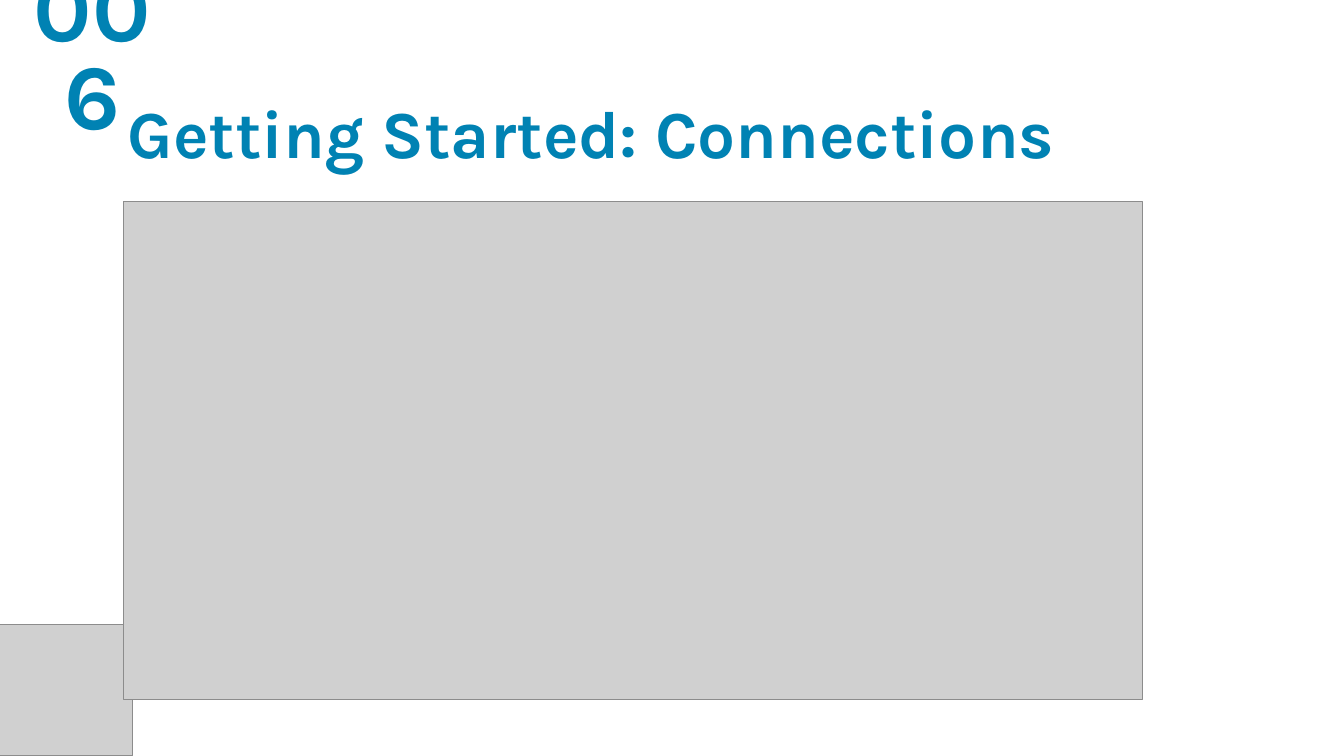
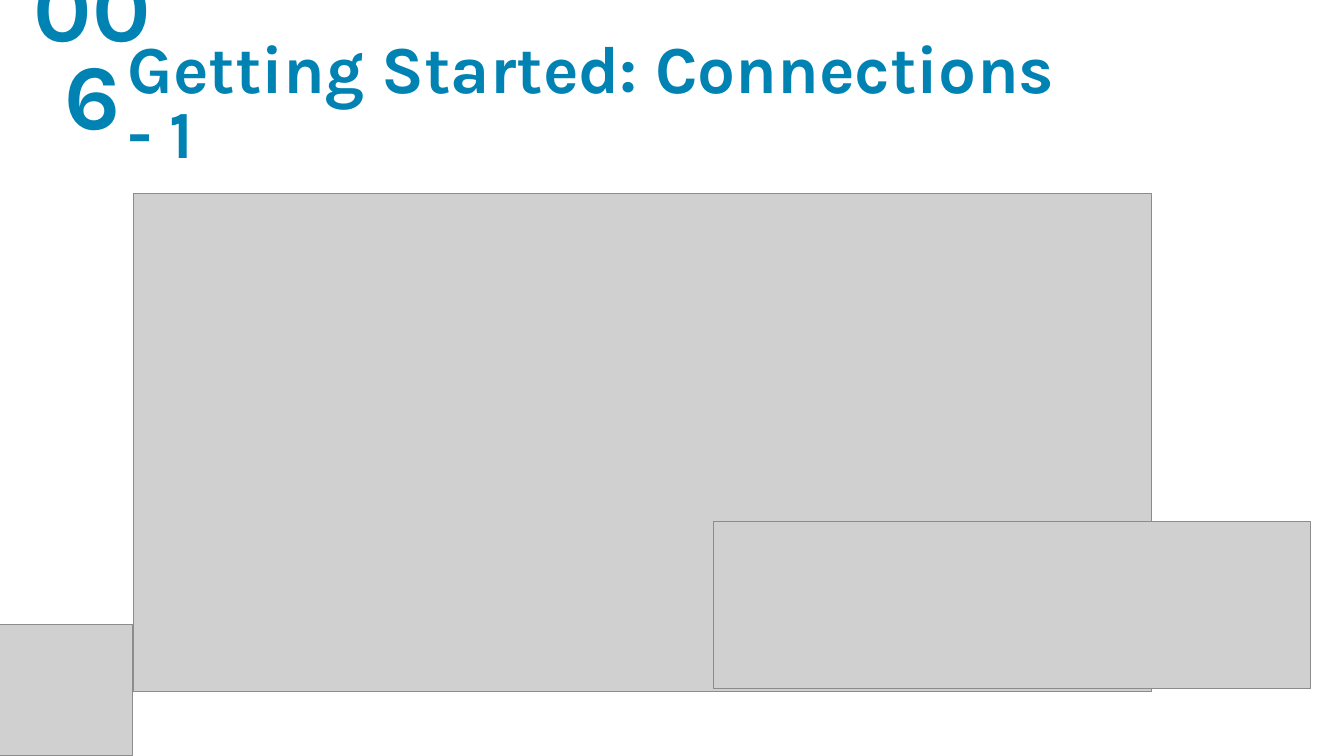
Before and after one commit to yasenstar/learn_d2, a slide deck: slide 6 of d2_tutorial.pptx. Drawn at 1344x756 pixels with LibreOffice and Linux fonts; fonts in the diff are those of the drawing; grey boxes stand for pictures; background and template pictures are left out. Boxes give left, top, right and bottom in pixels: in the first picture for what was removed or moved away, otherwise in the second. Text is boxed around its words. In the diff, an @@ line names an element or a change of style, - is before the commit and + after.

```diff
--- a/d2_tutorial.pptx
+++ b/d2_tutorial.pptx
@@ title at (128,33,1054,158): text changed @@
-Getting Started: Connections
+Getting Started: Connections - 1
@@ picture: place and size @@
-picture at (124,202,1142,700)
+picture at (133,194,1151,692)
@@ picture added at (714,521,1310,689) @@
```
Also in this commit, not shown: 1 other slide changed, 1 slide added, 4 other files.
